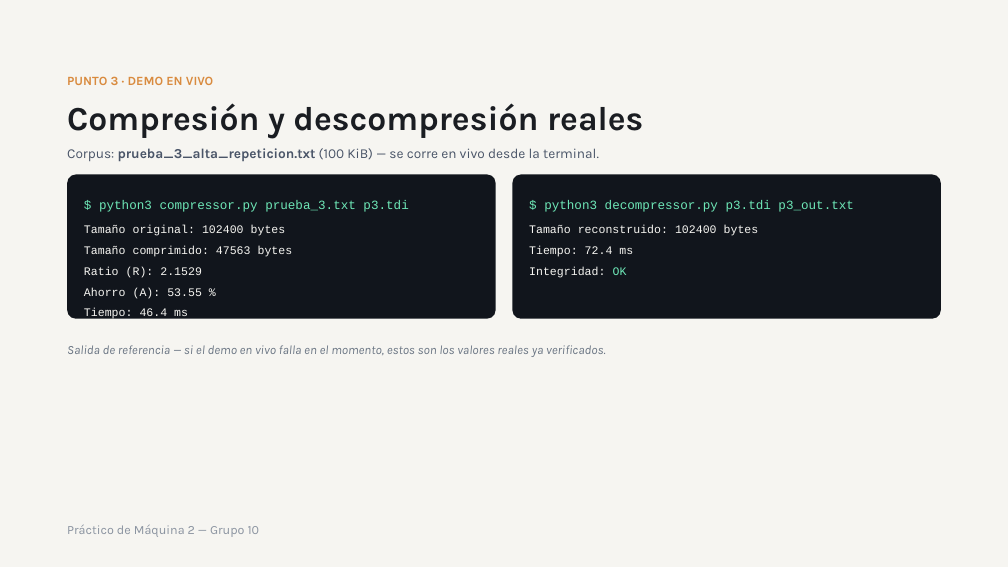
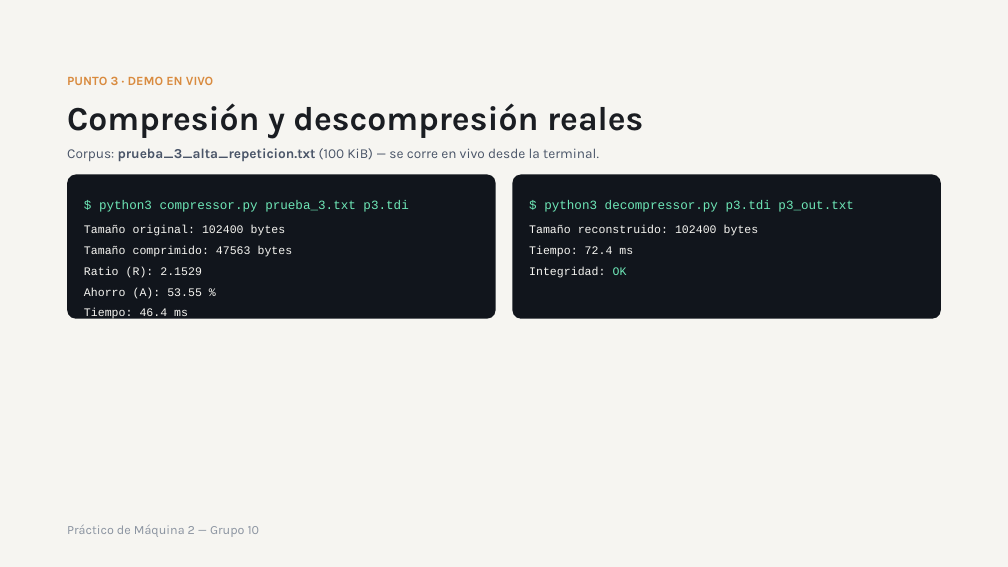
Before and after one commit to BaltasarOrtiz/FACULTAD-FCEFN, a slide deck: slide 8 of Teoria de la Información/Parcial 1/Presentaciones/Práctico de Máquina 2 — RLE+Shannon vs xz.pptx (slide 6 before the commit). Drawn at 1008x567 pixels with LibreOffice and Linux fonts; fonts in the diff are those of the drawing. Boxes give left, top, right and bottom in pixels: in the first picture for what was removed or moved away, otherwise in the second. Text is boxed around its words. In the diff, an @@ line names an element or a change of style, - is before the commit and + after.

```diff
--- a/Teoria de la Información/Parcial 1/Presentaciones/Práctico de Máquina 2 — RLE+Shannon vs xz.pptx
+++ b/Teoria de la Información/Parcial 1/Presentaciones/Práctico de Máquina 2 — RLE+Shannon vs xz.pptx
@@ text removed at [67,345,605,357] @@
-Salida de referencia — si el demo en vivo falla en el momento, estos son los valores reales ya verificados.
```
Also in this commit, not shown: 6 other slides changed, 7 slides added, 2 slides removed, 4 other files.
